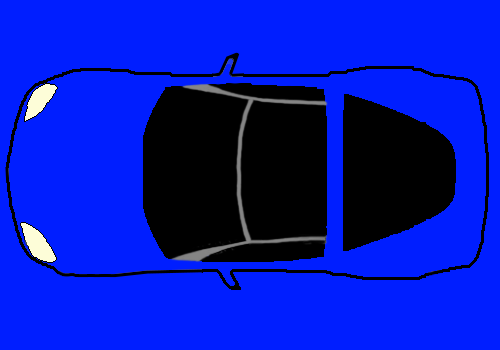
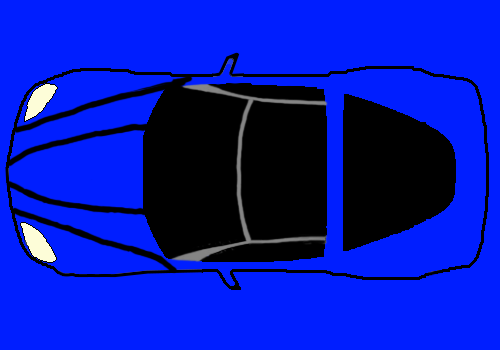
Comparing the layer stacks of the two 500 x 350 images. Changes:
painted on "Layer 1" over [5, 75, 193, 274]
